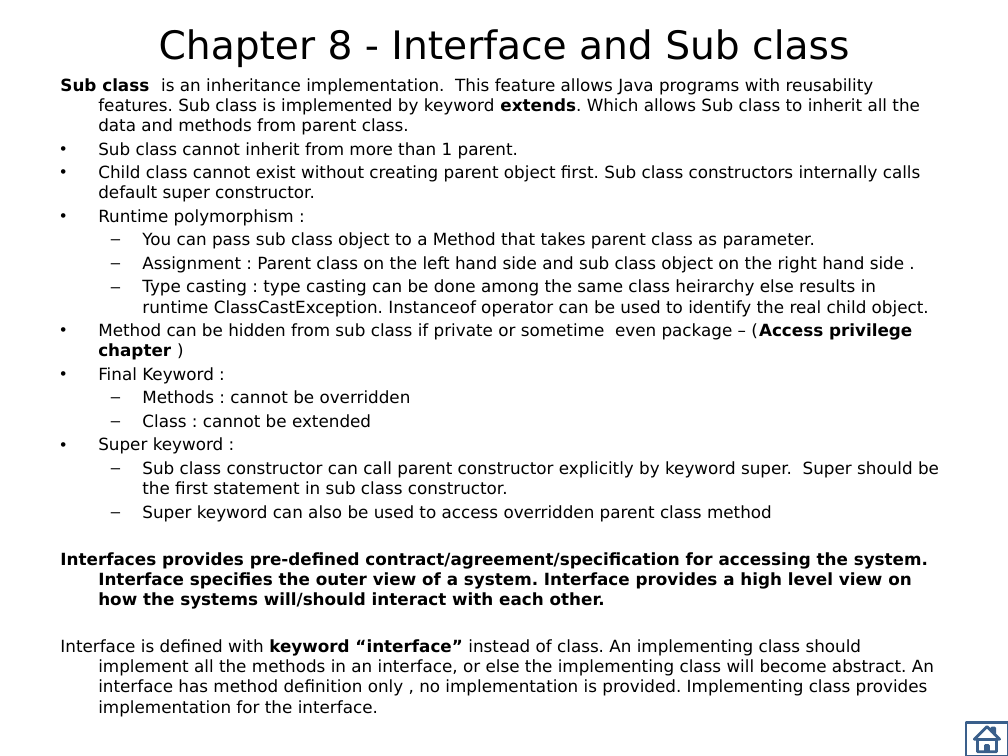
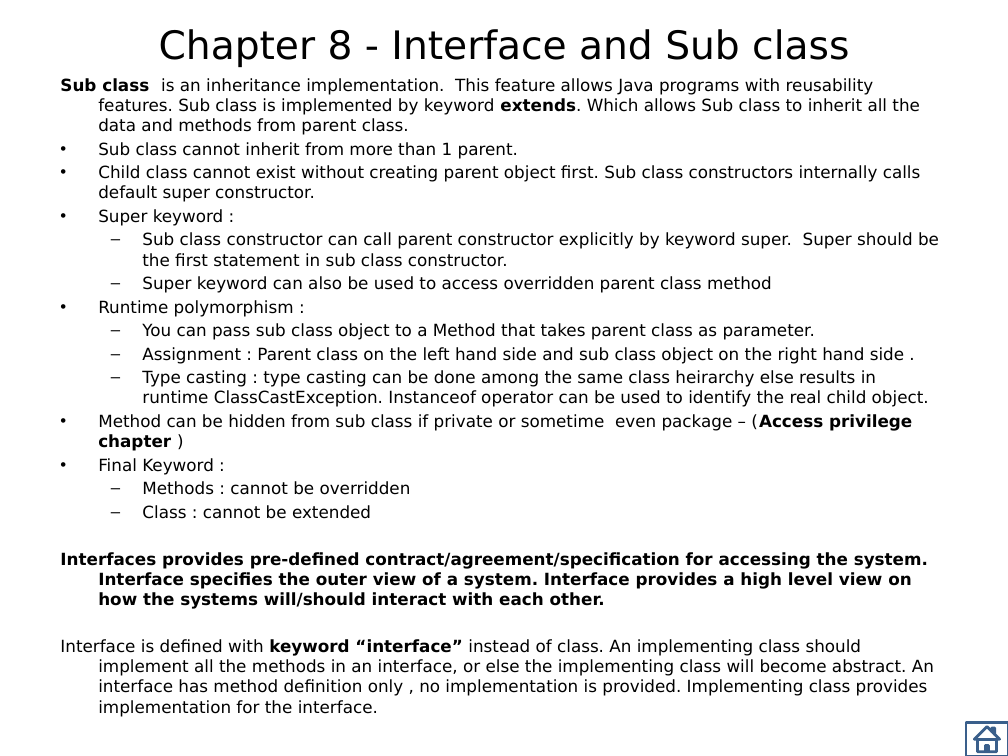
Before and after one commit to kumarunigo/unidec, a slide deck: slide 31 of Java_st.pptx. Drawn at 1008x756 pixels with LibreOffice and Linux fonts; fonts in the diff are those of the drawing. Boxes give left, top, right and bottom in pixels: in the first picture for what was removed or moved away, otherwise in the second. Text is boxed around its words. In the diff, an @@ line names an element or a change of style, - is before the commit and + after.

```diff
--- a/Java_st.pptx
+++ b/Java_st.pptx
@@ text at <box>98,209,939,293</box>: paragraphs added @@
+• Super keyword :
+  – Sub class constructor can call parent constructor explicitly by keyword super. Super should be the first statement in sub class constructor.
+  – Super keyword can also be used to access overridden parent class method
@@ text at <box>98,437,939,522</box>: paragraphs removed @@
-• Super keyword :
-  – Sub class constructor can call parent constructor explicitly by keyword super. Super should be the first statement in sub class constructor.
-  – Super keyword can also be used to access overridden parent class method
```
Also in this commit, not shown: 7 other files.
